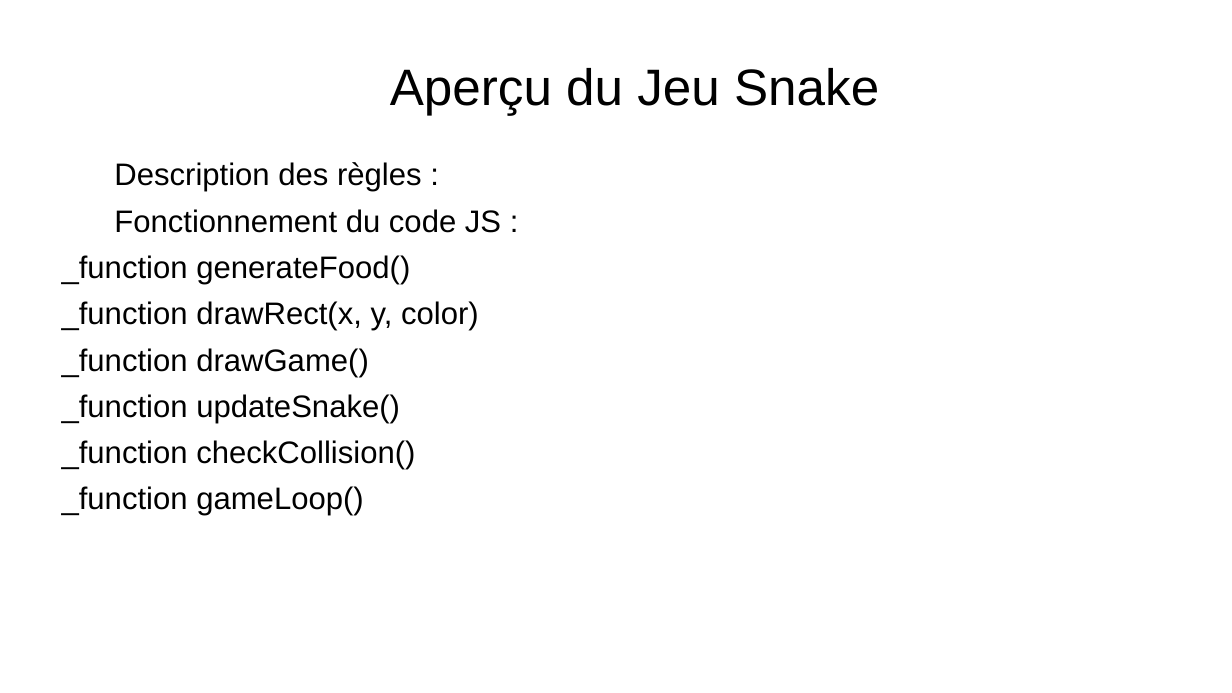
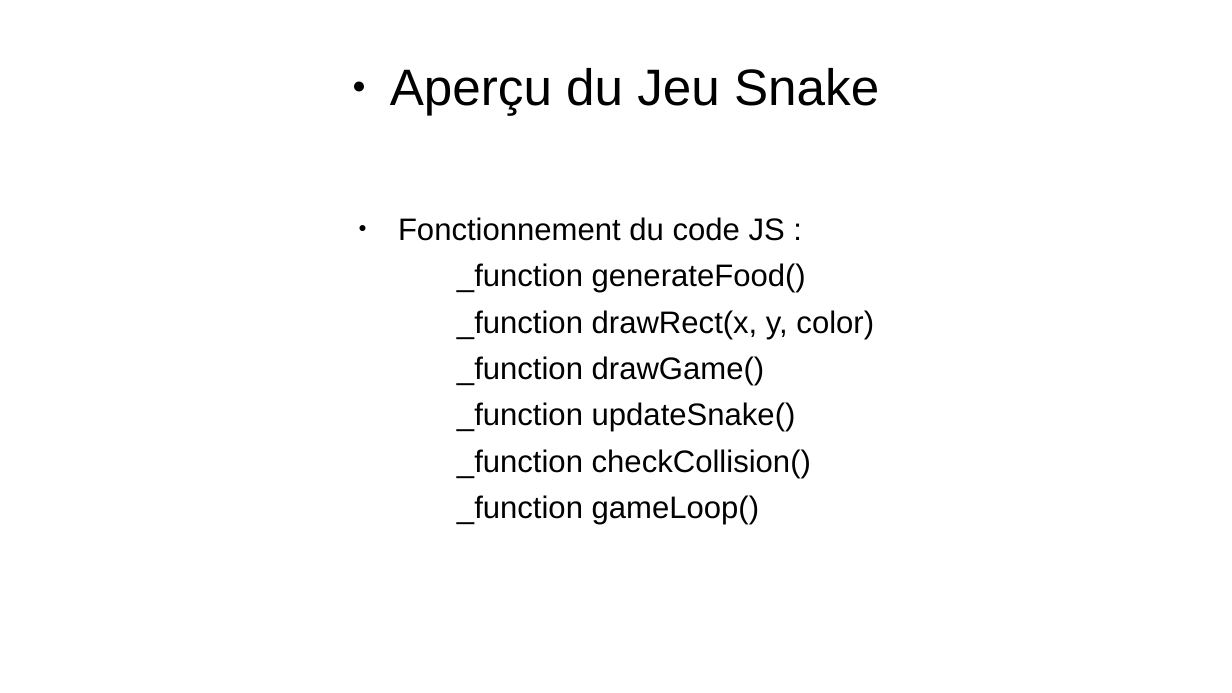
Before and after one commit to Cboukhal/projet_groupe, a slide deck: slide 5 of Camil/powerpoint/powerpoint_prototype.odp. Drawn at 1232x693 pixels with LibreOffice and Linux fonts; fonts in the diff are those of the drawing; background and template pictures are left out. Boxes give left, top, right and bottom in pixels: in the first picture for what was removed or moved away, otherwise in the second. Text is boxed around its words. In the diff, an @@ line names an element or a change of style, - is before the commit and + after.

```diff
--- a/Camil/powerpoint/powerpoint_prototype.odp
+++ b/Camil/powerpoint/powerpoint_prototype.odp
@@ title "Aperçu du Jeu Snake" at [390, 68, 879, 116]: bullet colour #FFFFFF to #000000 @@
@@ text at [114, 162, 422, 192]: paragraph removed @@
-● Description des règles :
@@ text "Fonctionnement du code JS :": place and size @@
-text "Fonctionnement du code JS :" at [62, 162, 501, 516]
+text "Fonctionnement du code JS :" at [398, 217, 874, 524]
@@ text at [398, 217, 785, 241]: bullet colour #FFFFFF to #000000 @@
```
Also in this commit, not shown: 11 other slides changed, 2 slides added, 1 slide removed, 1 other file.
